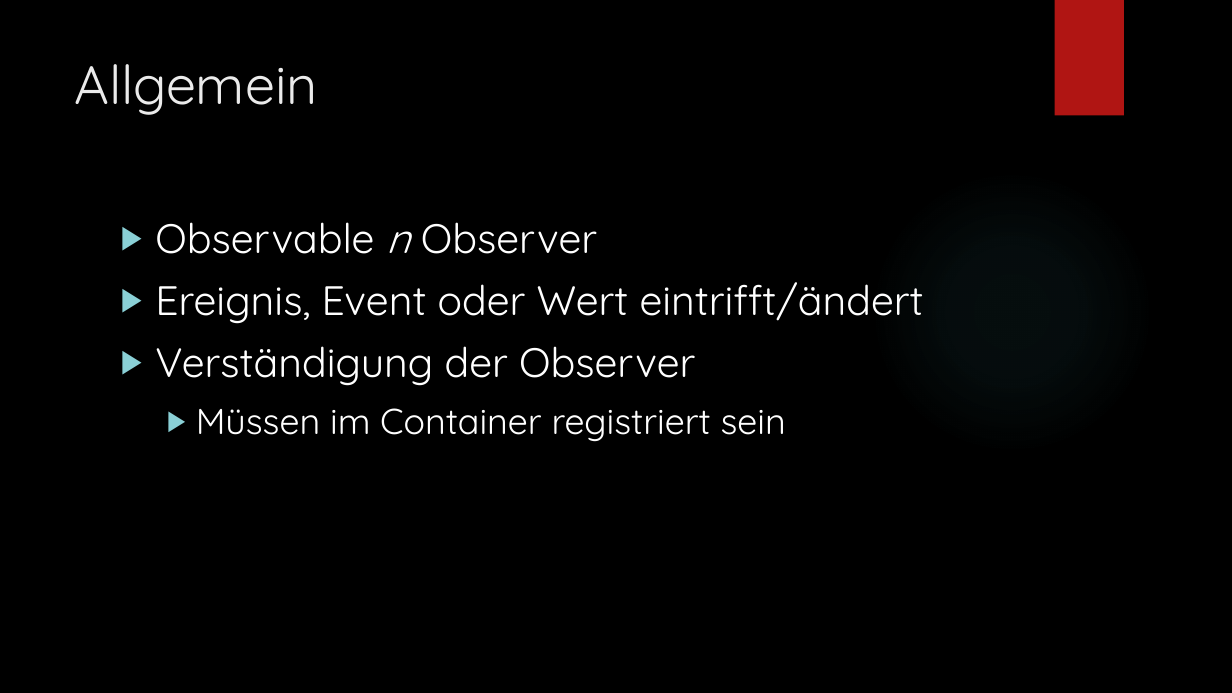
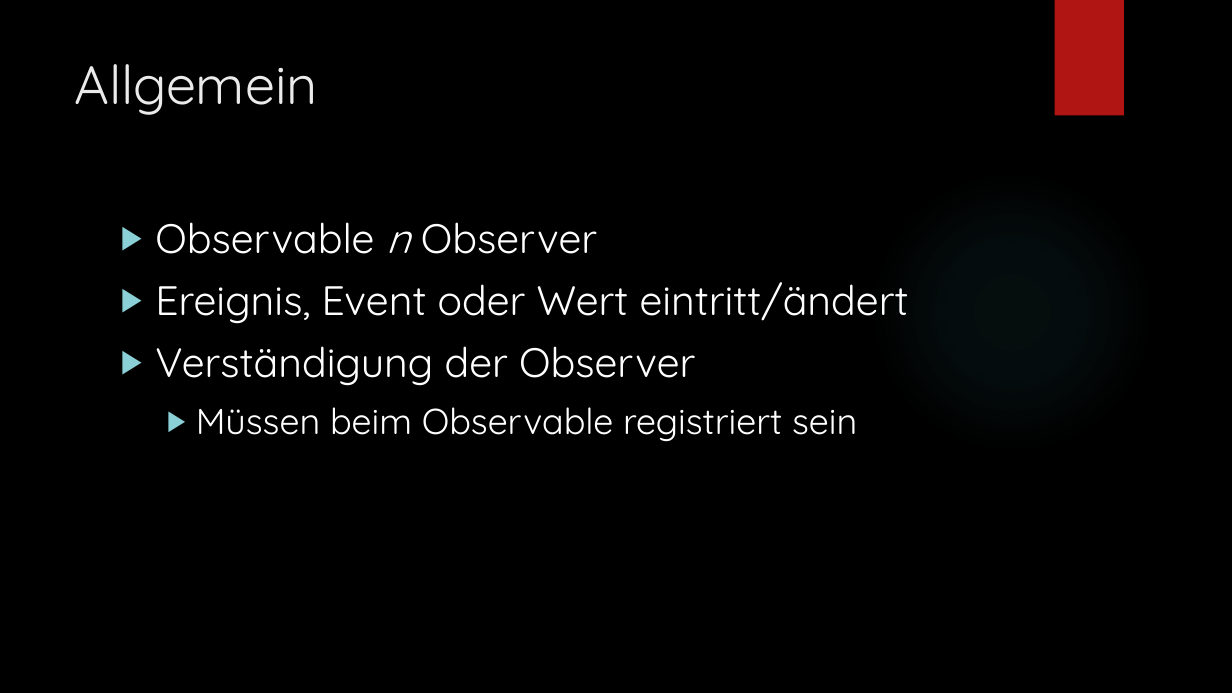
Before and after one commit to leoggehrer/1920_78ABIF, a slide deck: slide 14 of Inheritence&ObserverPattern.pptx. Drawn at 1232x693 pixels with LibreOffice and Linux fonts; fonts in the diff are those of the drawing; background and template pictures are left out. Boxes give left, top, right and bottom in pixels: in the first picture for what was removed or moved away, otherwise in the second. Text is boxed around its words. In the diff, an @@ line names an element or a change of style, - is before the commit and + after.

Commit message:
'Update'

```diff
--- a/Inheritence&ObserverPattern.pptx
+++ b/Inheritence&ObserverPattern.pptx
@@ text at (155,282,909,324): text changed @@
-▶ Ereignis, Event oder Wert eintrifft/ändert
+▶ Ereignis, Event oder Wert eintritt/ändert
@@ text at (196,407,857,442): text changed @@
-  ▶ Müssen im Container registriert sein
+  ▶ Müssen beim Observable registriert sein
```
Also in this commit, not shown: 1 other slide changed.
